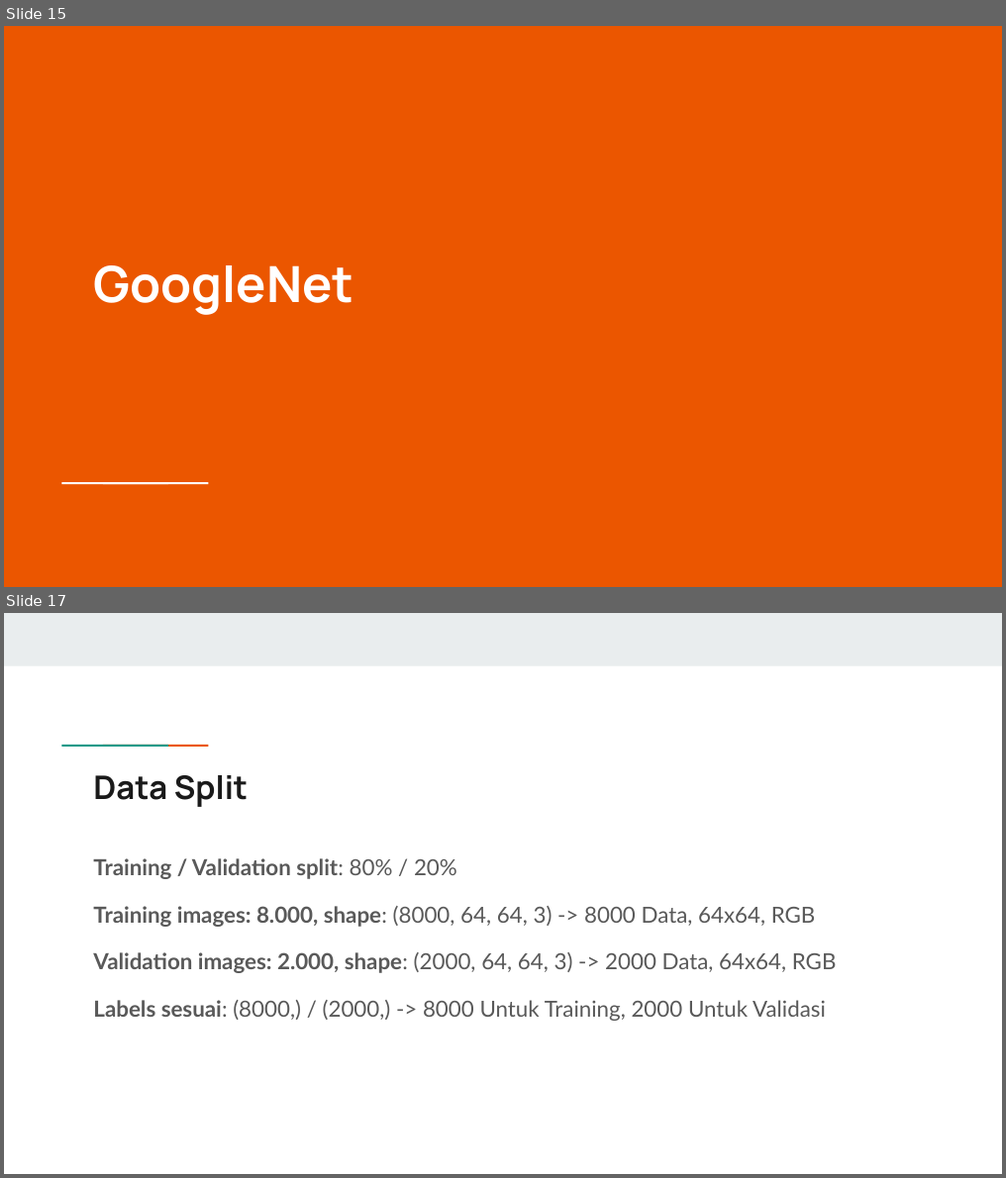
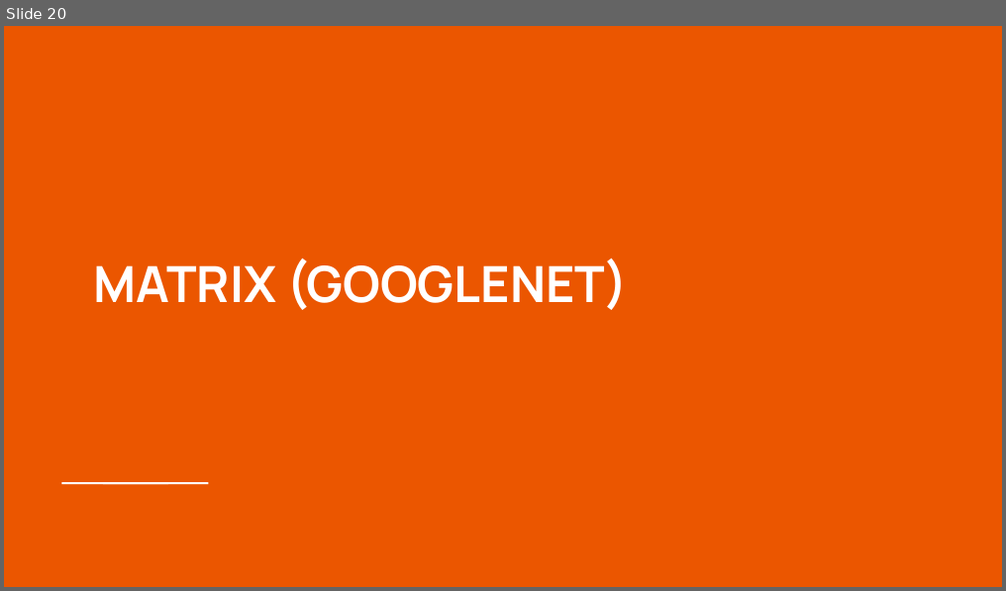
Before and after one commit to RepoGarage/federico-cv2, a slide deck: VISI_KOMPUTER_TRY_ALGORITHM.pptx. Shown one above the other, each under a label of ours: slides 15 and 17 before the commit, slide 20 after it; the slides between them are not shown. The pictures are 1006x1178 and 1006x591 pixels, drawn with LibreOffice and Linux fonts; fonts in the diff are those of the drawing. Boxes give left, top, right and bottom in pixels: in the first picture for what was removed or moved away, otherwise in the second. Text is boxed around its words. In the diff, an @@ line names an element or a change of style, - is before the commit and + after.

```diff
--- a/VISI_KOMPUTER_TRY_ALGORITHM.pptx
+++ b/VISI_KOMPUTER_TRY_ALGORITHM.pptx
@@ slide 17 removed at (4, 613, 1002, 1174), background #FFFFFF @@
@@ rectangle removed at (4, 613, 1002, 665) @@
@@ rectangle removed at (95, 743, 136, 748) @@
@@ rectangle removed at (135, 743, 175, 748) @@
@@ title removed at (93, 775, 248, 807) @@
-Data Split
@@ text removed at (93, 859, 837, 1021) @@
-Training / Validation split: 80% / 20%
-Training images: 8.000, shape: (8000, 64, 64, 3) -> 8000 Data, 64x64, RGB
-Validation images: 2.000, shape: (2000, 64, 64, 3) -> 2000 Data, 64x64, RGB
-Labels sesuai: (8000,) / (2000,) -> 8000 Untuk Training, 2000 Untuk Validasi
@@ what was slide 15 is now slide 20 @@
@@ slide 20 changed as well @@
@@ title at (93, 259, 628, 310): text changed @@
-GoogleNet
+MATRIX (GOOGLENET)
```
Also in this commit, not shown: 7 other slides changed, 31 slides added, 43 other slides removed, 15 other files.
